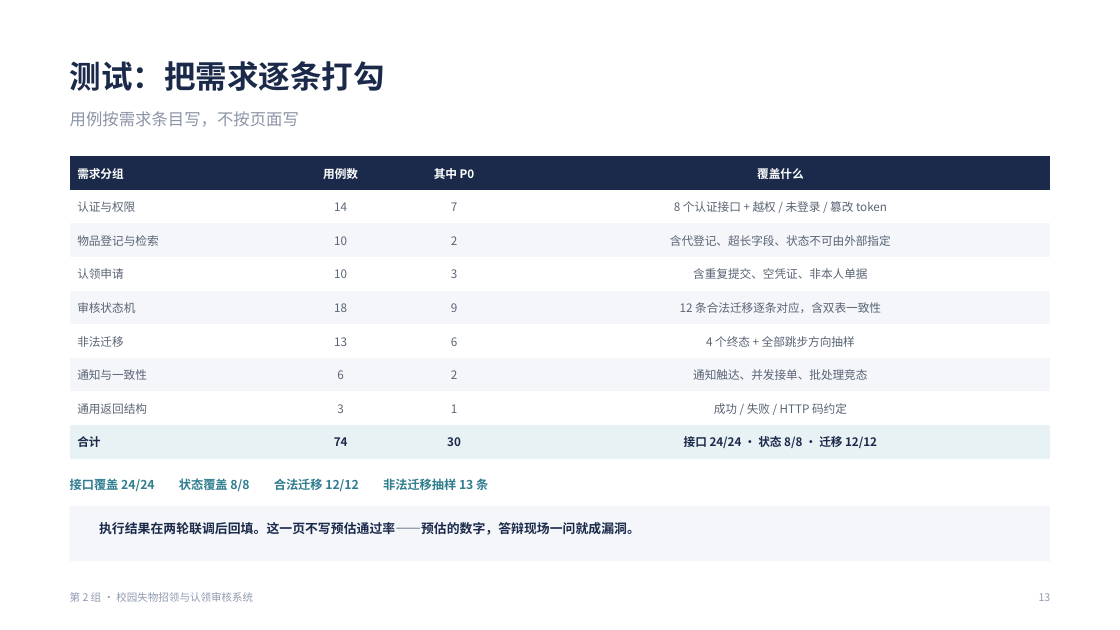
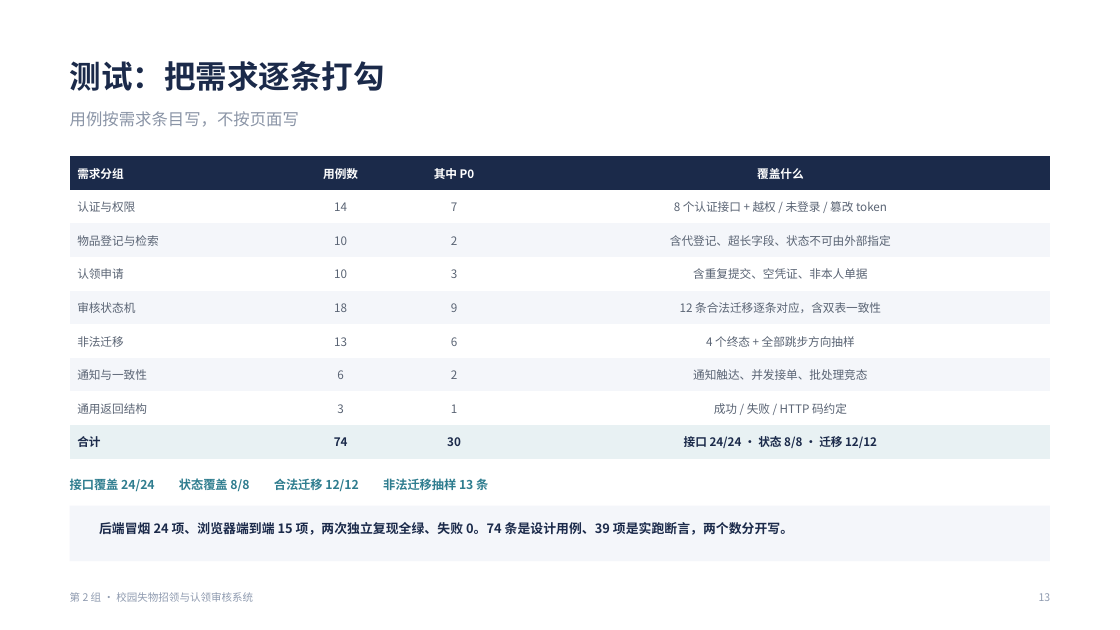
Before and after one commit to wbdgbkbdjsj/campus-lost-and-found, a slide deck: slide 13 of 校园失物招领-第2组/doc/25-答辩PPT-第2组.pptx. Drawn at 1120x630 pixels with LibreOffice and Linux fonts; fonts in the diff are those of the drawing. Boxes give left, top, right and bottom in pixels: in the first picture for what was removed or moved away, otherwise in the second. Text is boxed around its words. In the diff, an @@ line names an element or a change of style, - is before the commit and + after.

```diff
--- a/校园失物招领-第2组/doc/25-答辩PPT-第2组.pptx
+++ b/校园失物招领-第2组/doc/25-答辩PPT-第2组.pptx
@@ text at bbox=[99, 522, 793, 535]: text changed @@
-执行结果在两轮联调后回填。这一页不写预估通过率——预估的数字，答辩现场一问就成漏洞。
+后端冒烟 24 项、浏览器端到端 15 项，两次独立复现全绿、失败 0。74 条是设计用例、39 项是实跑断言，两个数分开写。
```
Also in this commit, not shown: 7 other slides changed, 13 other files.
